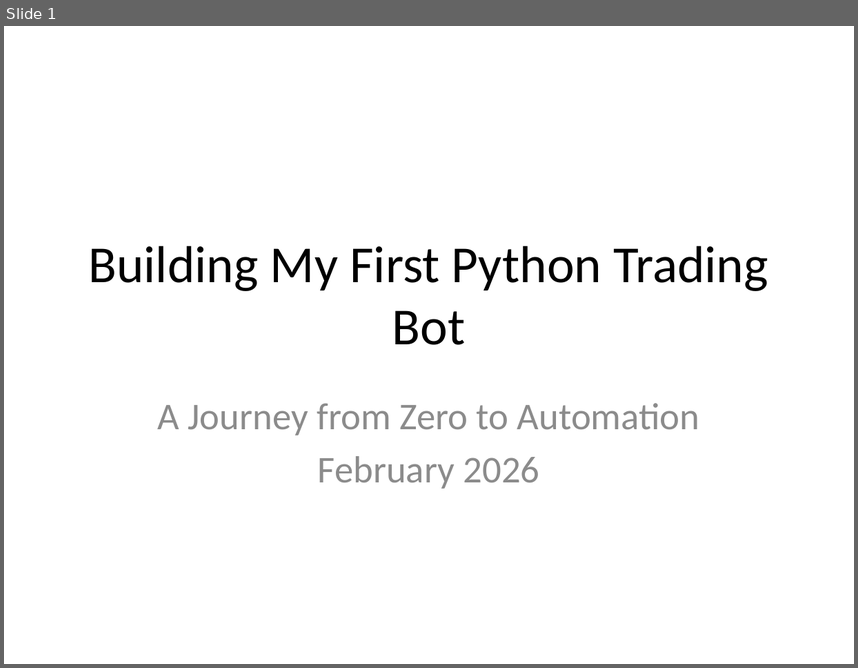
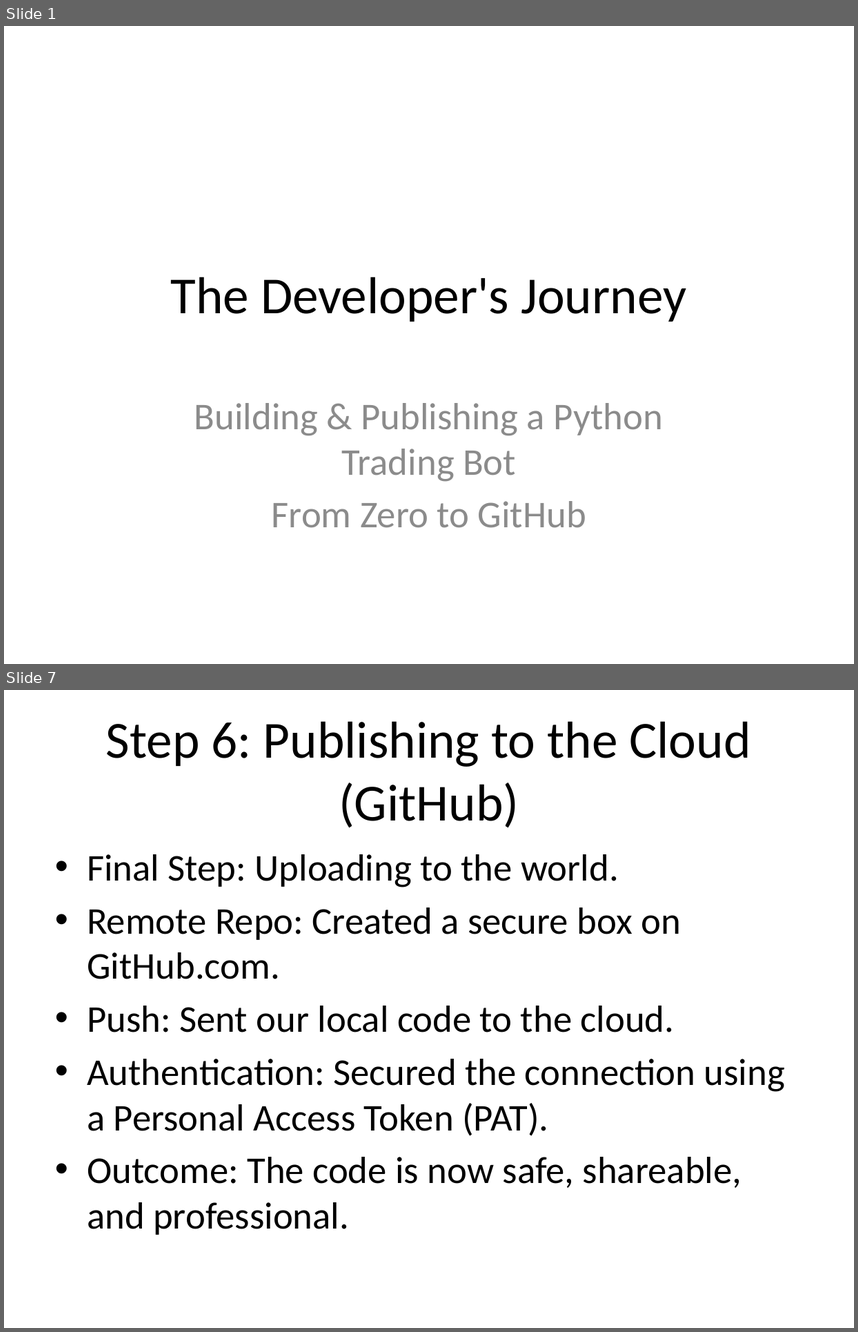
Before and after one commit to learnhowtolikeit/python-trading-bot, a slide deck: My_Trading_Bot_Journey.pptx. Shown one above the other, each under a label of ours: slide 1 before the commit, slides 1 and 7 after it; the slides between them are not shown. The pictures are 858x668 and 858x1332 pixels, drawn with LibreOffice and Linux fonts; fonts in the diff are those of the drawing. Boxes give left, top, right and bottom in pixels: in the first picture for what was removed or moved away, otherwise in the second. Text is boxed around its words. In the diff, an @@ line names an element or a change of style, - is before the commit and + after.

Commit message:
Updated PPTX Journey Deck

```diff
--- a/My_Trading_Bot_Journey.pptx
+++ b/My_Trading_Bot_Journey.pptx
@@ slide 7 added at box(4, 690, 854, 1328), background #FFFFFF @@
@@ title added at box(106, 721, 751, 828), 44 pt, text #000000 @@
+Step 6: Publishing to the Cloud (GitHub)
@@ text added at box(87, 854, 785, 1234), 32 pt, text #000000 @@
+• Final Step: Uploading to the world.
+• Remote Repo: Created a secure box on GitHub.com.
+• Push: Sent our local code to the cloud.
+• Authentication: Secured the connection using a Personal Access Token (PAT).
+• Outcome: The code is now safe, shareable, and professional.
@@ slide 1 changed as well @@
@@ title at box(171, 276, 686, 321): text changed @@
-Building My First Python Trading Bot
+The Developer's Journey
@@ subtitle at box(194, 403, 662, 528): text changed @@
-A Journey from Zero to Automation
-February 2026
+Building & Publishing a Python Trading Bot
+From Zero to GitHub
```
Also in this commit, not shown: 1 other slide changed, 5 other slides added, 3 slides removed, 1 other file.
